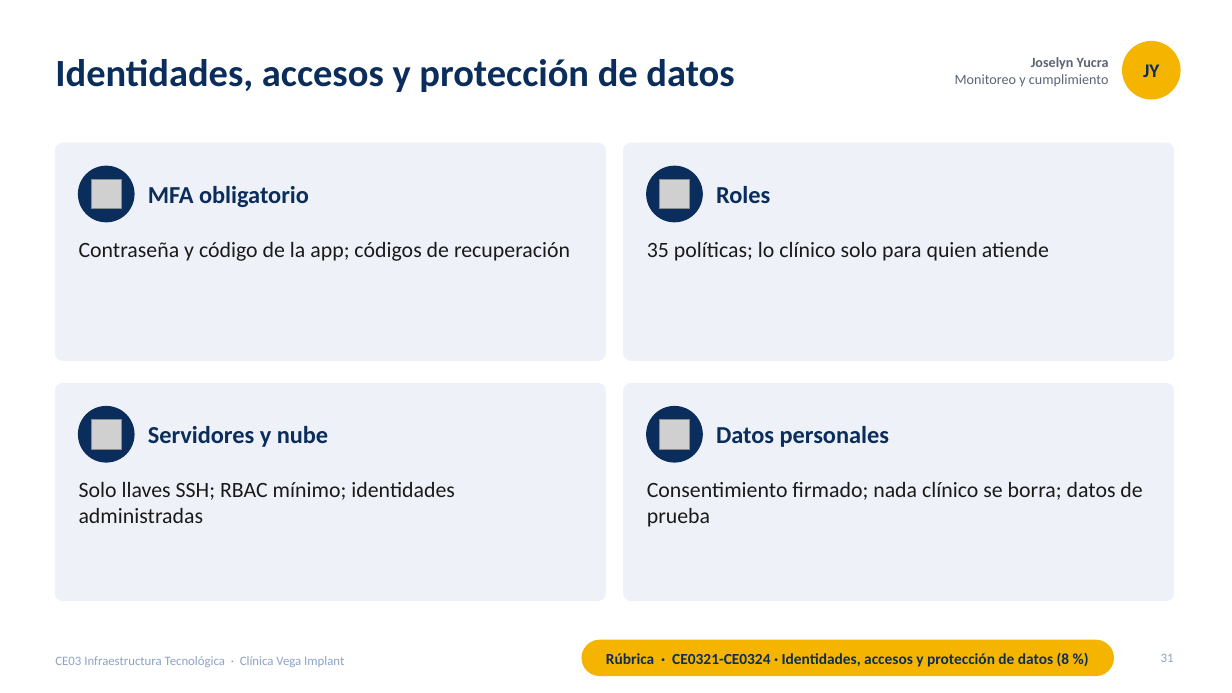
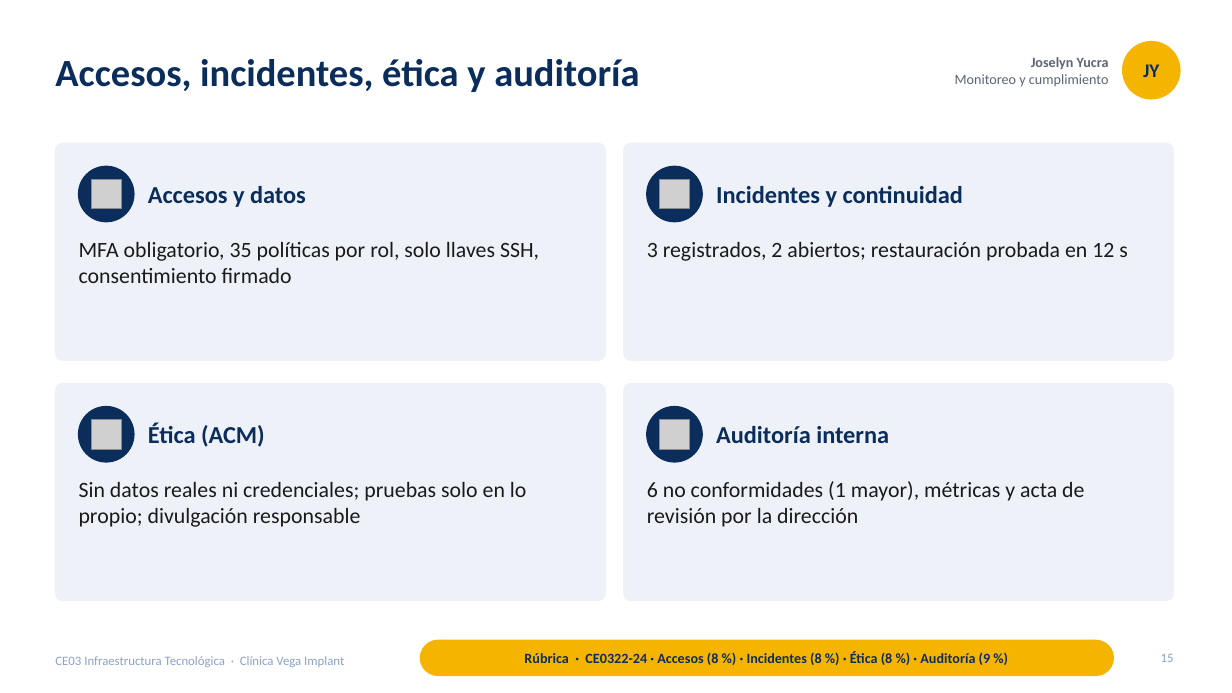
Before and after one commit to francalizaya266-sudo/venga-implantes, a slide deck: slide 15 of docs/entregables/CE03-infraestructura/presentaciones/CE03-Infraestructura-Tecnologica.pptx (slide 31 before the commit). Drawn at 1232x693 pixels with LibreOffice and Linux fonts; fonts in the diff are those of the drawing; grey boxes stand for pictures. Boxes give left, top, right and bottom in pixels: in the first picture for what was removed or moved away, otherwise in the second. Text is boxed around its words. In the diff, an @@ line names an element or a change of style, - is before the commit and + after.

```diff
--- a/docs/entregables/CE03-infraestructura/presentaciones/CE03-Infraestructura-Tecnologica.pptx
+++ b/docs/entregables/CE03-infraestructura/presentaciones/CE03-Infraestructura-Tecnologica.pptx
@@ title at (55,59,639,92): text changed @@
-Identidades, accesos y protección de datos
+Accesos, incidentes, ética y auditoría
@@ text at (148,186,306,207): text changed @@
-MFA obligatorio
+Accesos y datos
@@ text at (716,186,963,207): text changed @@
-Roles
+Incidentes y continuidad
@@ text at (79,242,539,283): text changed @@
-Contraseña y código de la app; códigos de recuperación
+MFA obligatorio, 35 políticas por rol, solo llaves SSH, consentimiento firmado
@@ text at (647,242,1128,261): text changed @@
-35 políticas; lo clínico solo para quien atiende
+3 registrados, 2 abiertos; restauración probada en 12 s
@@ text at (148,424,265,447): text changed @@
-Servidores y nube
+Ética (ACM)
@@ text at (716,426,889,443): text changed @@
-Datos personales
+Auditoría interna
@@ text at (79,482,527,527): text changed @@
-Solo llaves SSH; RBAC mínimo; identidades administradas
+Sin datos reales ni credenciales; pruebas solo en lo propio; divulgación responsable
@@ text at (647,481,1084,527): text changed @@
-Consentimiento firmado; nada clínico se borra; datos de prueba
+6 no conformidades (1 mayor), métricas y acta de revisión por la dirección
@@ rounded rectangle: place and size @@
-rounded rectangle at (582,640,1114,676)
+rounded rectangle at (421,640,1114,676)
@@ text at (524,651,991,665): text changed; size 12 to 11 pt @@
-Rúbrica · CE0321-CE0324 · Identidades, accesos y protección de datos (8 %)
+Rúbrica · CE0322-24 · Accesos (8 %) · Incidentes (8 %) · Ética (8 %) · Auditoría (9 %)
@@ page number at (1161,654,1174,662): text changed @@
-31
+15
```
Also in this commit, not shown: 22 other slides changed, 1 slide added, 31 slides removed, 3 other files.
